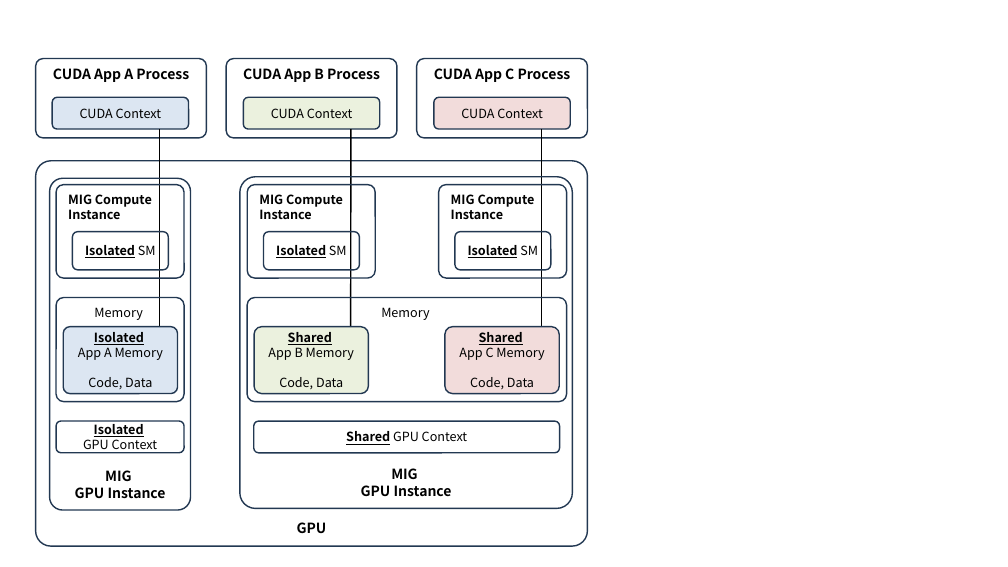
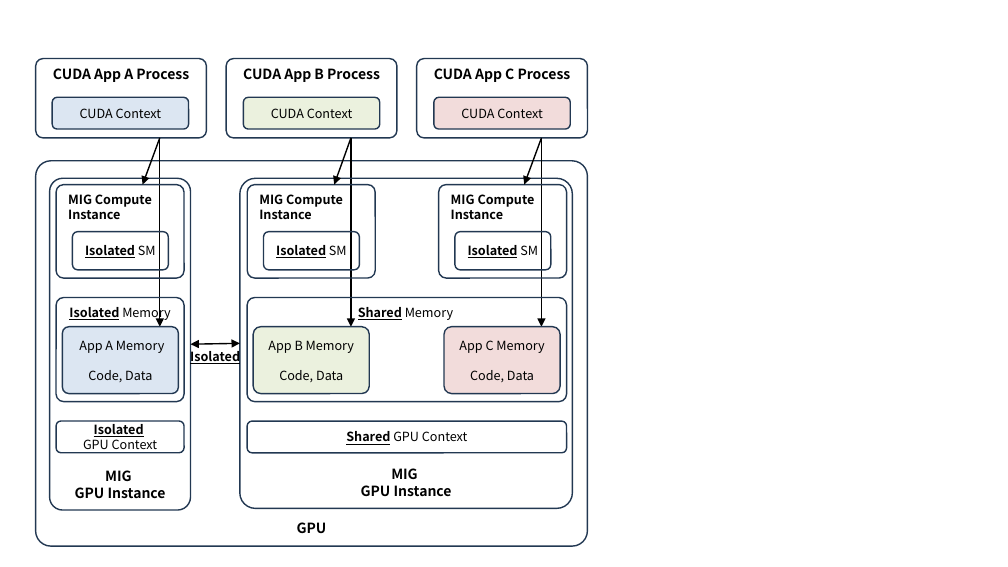
Before and after one commit to ssup2/blog-software, a slide deck: slide 8 of content/docs/theory-analysis/nvidia-gpu-sharing/images/images.pptx. Drawn at 1008x567 pixels with LibreOffice and Linux fonts; fonts in the diff are those of the drawing. Boxes give left, top, right and bottom in pixels: in the first picture for what was removed or moved away, otherwise in the second. Text is boxed around its words. In the diff, an @@ line names an element or a change of style, - is before the commit and + after.

Commit message:
update

```diff
--- a/content/docs/theory-analysis/nvidia-gpu-sharing/images/images.pptx
+++ b/content/docs/theory-analysis/nvidia-gpu-sharing/images/images.pptx
@@ arrow added from (160, 138) to (142, 184), #000000 1 pt @@
@@ arrow moved from (160, 129) - (160, 341) to (160, 138) - (160, 327) @@
@@ arrow added from (351, 138) to (335, 184), #000000 1 pt @@
@@ arrow moved from (351, 129) - (351, 341) to (351, 138) - (351, 327) @@
@@ arrow added from (541, 138) to (524, 184), #000000 1 pt @@
@@ arrow moved from (541, 129) - (541, 341) to (541, 138) - (541, 327) @@
@@ text in rounded rectangle at bbox=[69, 304, 170, 321]: text changed; bold on @@
-Memory
+Isolated Memory
@@ text in rounded rectangle at bbox=[358, 307, 453, 320]: text changed; bold on @@
-Memory
+Shared Memory
@@ text in rounded rectangle at bbox=[94, 332, 144, 345]: paragraph removed @@
-Isolated
@@ text added at bbox=[190, 348, 240, 365], 9 pt, text #000000, bold, underline @@
+Isolated
@@ double arrow added from (191, 344) to (240, 344), #000000 1 pt @@
@@ text in rounded rectangle at bbox=[288, 332, 332, 345]: paragraph removed @@
-Shared
@@ text in rounded rectangle at bbox=[479, 332, 523, 345]: paragraph removed @@
-Shared
@@ rounded rectangle "Shared GPU Context": place and size @@
-rounded rectangle "Shared GPU Context" at bbox=[254, 421, 559, 453]
+rounded rectangle "Shared GPU Context" at bbox=[247, 421, 566, 453]
```
Also in this commit, not shown: 3 other slides changed, 2 slides added.
